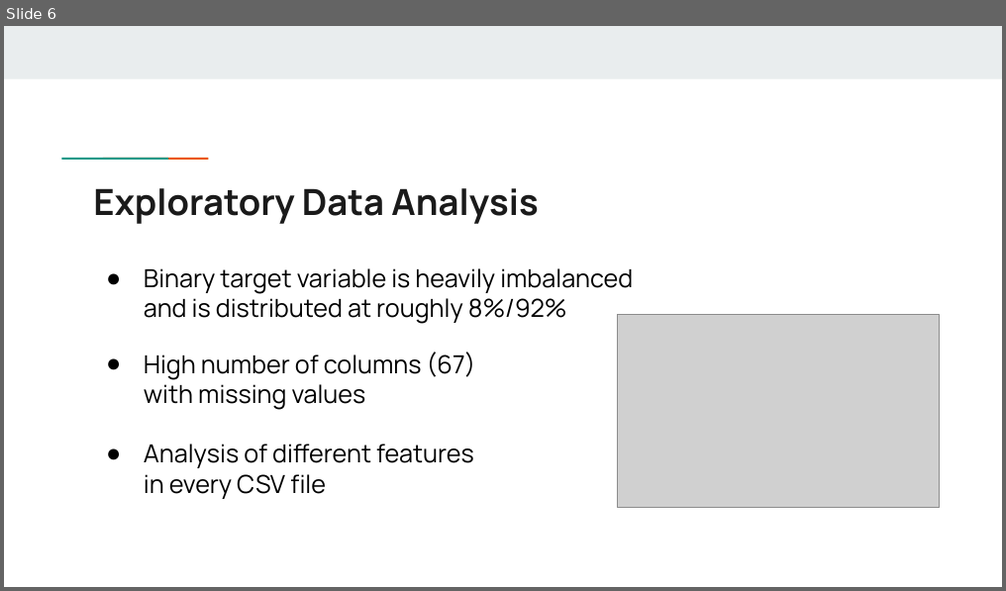
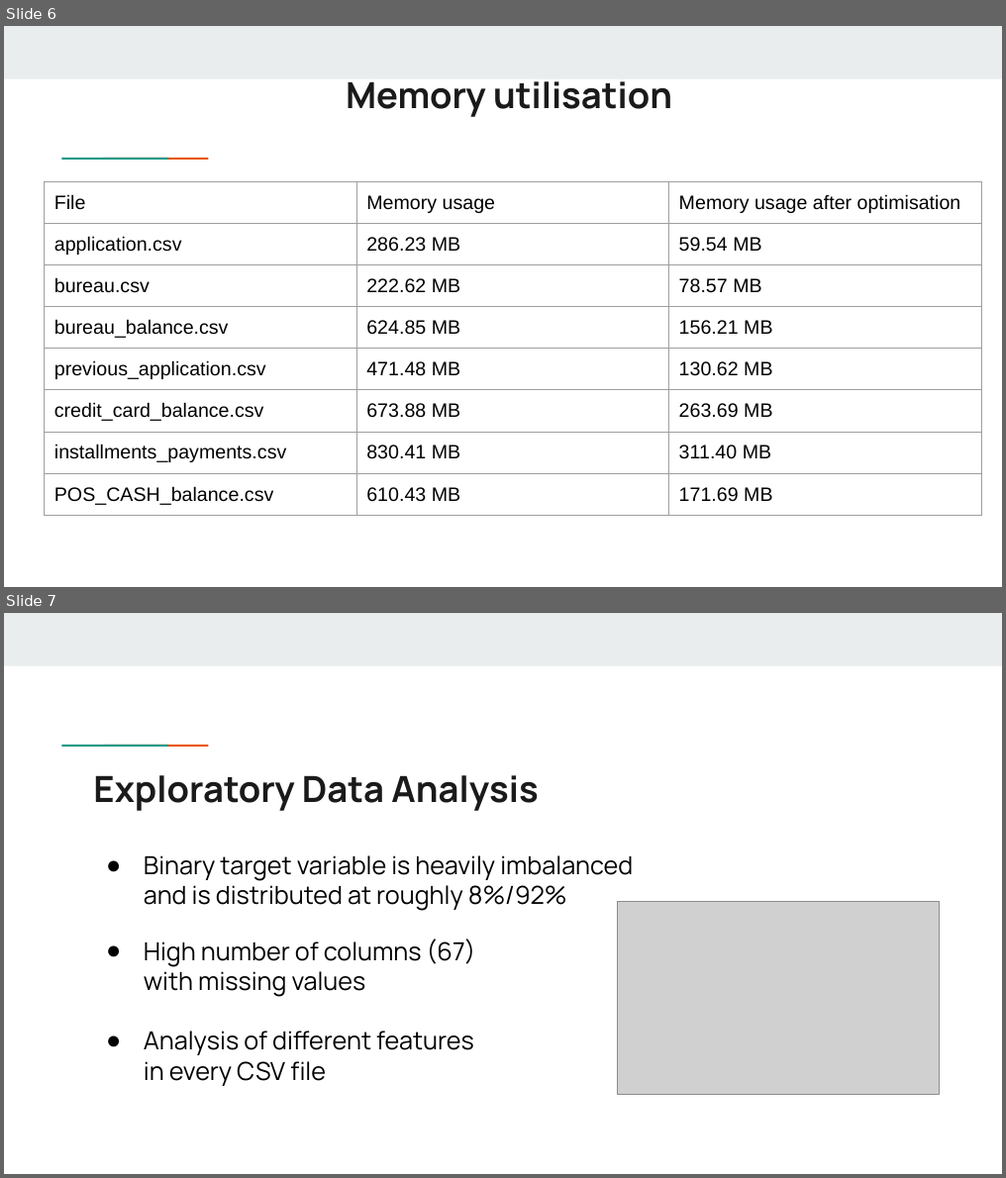
Before and after one commit to neha181298/Home-Credit-Default-Risk, a slide deck: Home Credit Risk.pptx. Shown one above the other, each under a label of ours: slide 6 before the commit, slides 6 and 7 after it. The pictures are 1006x591 and 1006x1178 pixels, drawn with LibreOffice and Linux fonts; fonts in the diff are those of the drawing; grey boxes stand for pictures. Boxes give left, top, right and bottom in pixels: in the first picture for what was removed or moved away, otherwise in the second. Text is boxed around its words. In the diff, an @@ line names an element or a change of style, - is before the commit and + after.

```diff
--- a/Home Credit Risk.pptx
+++ b/Home Credit Risk.pptx
@@ slide 6 added at [4, 26, 1002, 587], background #FFFFFF; not listed: 3 template elements that a slide beside it also shows @@
@@ title added at [346, 81, 672, 117], 26 pt, text #1A1A1A, bold @@
+Memory utilisation
@@ table added at [45, 181, 982, 509], 8 rows, 3 columns @@
+File | Memory usage | Memory usage after optimisation
+application.csv | 286.23 MB | 59.54 MB
+bureau.csv | 222.62 MB | 78.57 MB
+bureau_balance.csv | 624.85 MB | 156.21 MB
+previous_application.csv | 471.48 MB | 130.62 MB
+credit_card_balance.csv | 673.88 MB | 263.69 MB
+installments_payments.csv | 830.41 MB | 311.40 MB
+POS_CASH_balance.csv | 610.43 MB | 171.69 MB
@@ what was slide 6 is now slide 7 @@
```
Also in this commit, not shown: 1 slide changed.
